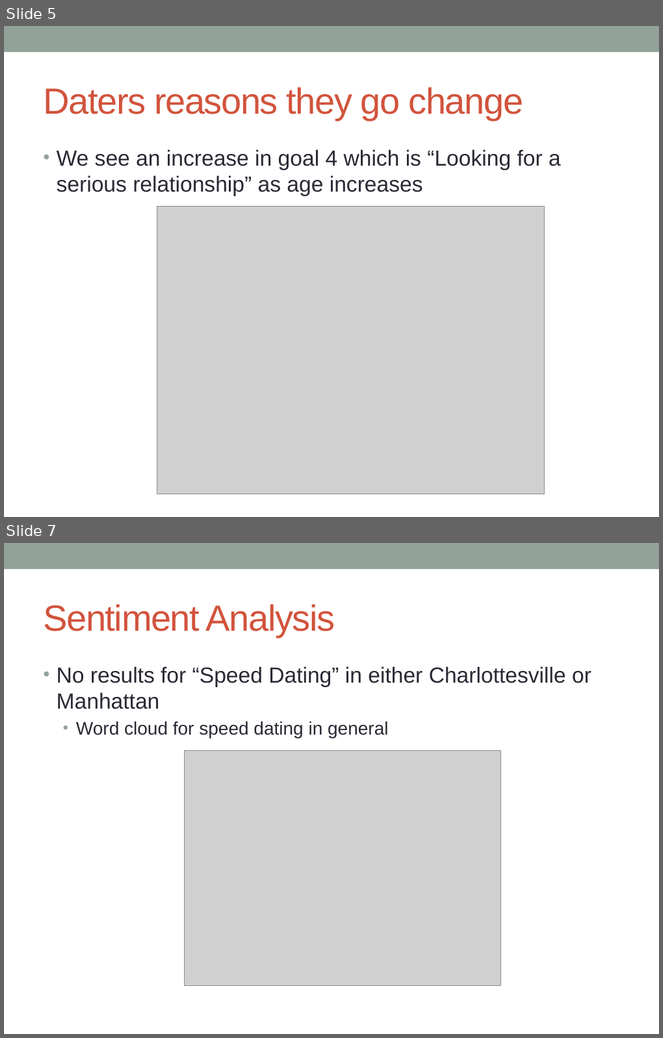
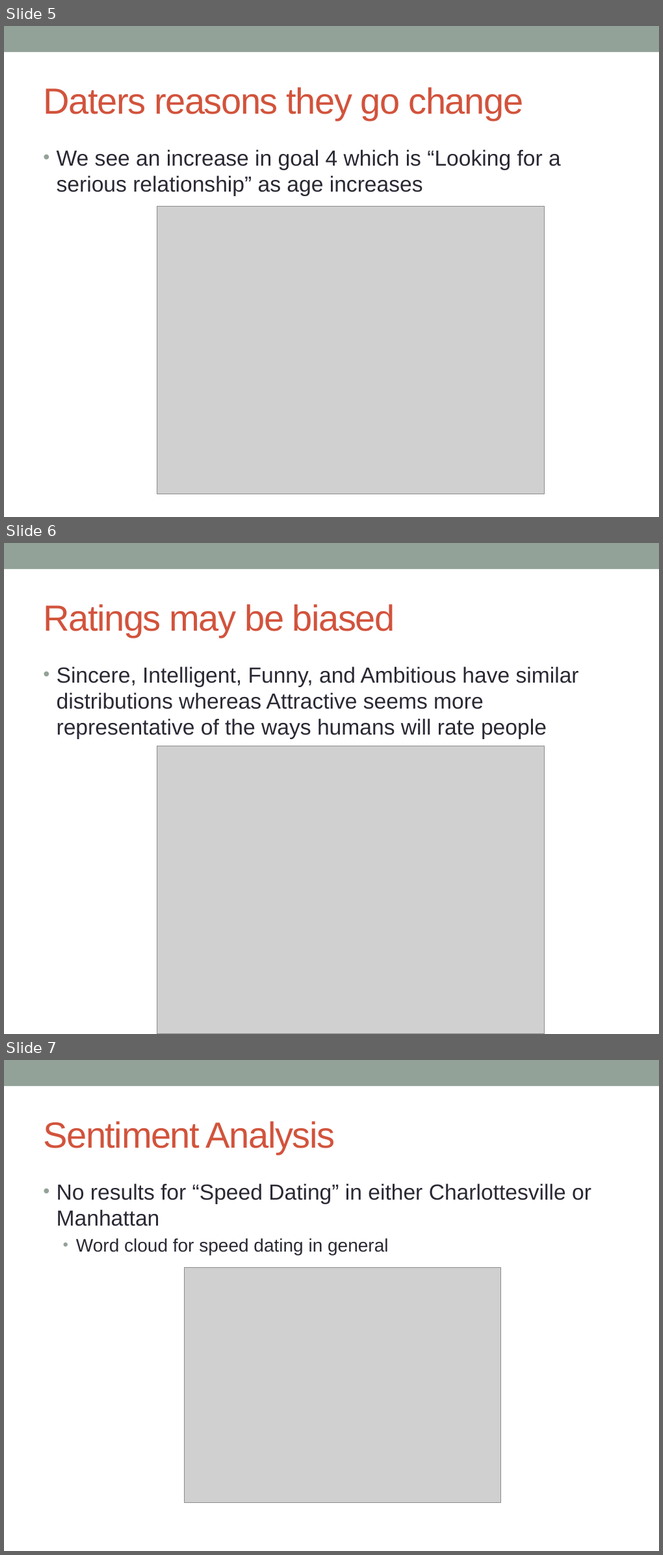
Before and after one commit to jonathanbae/4559Project1, a slide deck: baej.lih.project-1.pptx. Shown one above the other, each under a label of ours: slides 5 and 7 before the commit, slides 5, 6 and 7 after it; the slides between them are not shown. The pictures are 663x1038 and 663x1555 pixels, drawn with LibreOffice and Linux fonts; fonts in the diff are those of the drawing; grey boxes stand for pictures. Boxes give left, top, right and bottom in pixels: in the first picture for what was removed or moved away, otherwise in the second. Text is boxed around its words. In the diff, an @@ line names an element or a change of style, - is before the commit and + after.

```diff
--- a/baej.lih.project-1.pptx
+++ b/baej.lih.project-1.pptx
@@ slide 6 added at <box>4,543,659,1034</box>, background #FFFFFF; not listed: 1 template element that a slide beside it also shows @@
@@ title added at <box>43,604,395,637</box>, 40 pt, text #D2533C @@
+Ratings may be biased
@@ text added at <box>57,667,579,739</box>, 24 pt, text #292934 @@
+• Sincere, Intelligent, Funny, and Ambitious have similar distributions whereas Attractive seems more representative of the ways humans will rate people
@@ picture added at <box>157,746,545,1034</box> @@
```
Also in this commit, not shown: 1 slide changed, 1 slide removed, 2 other files.
